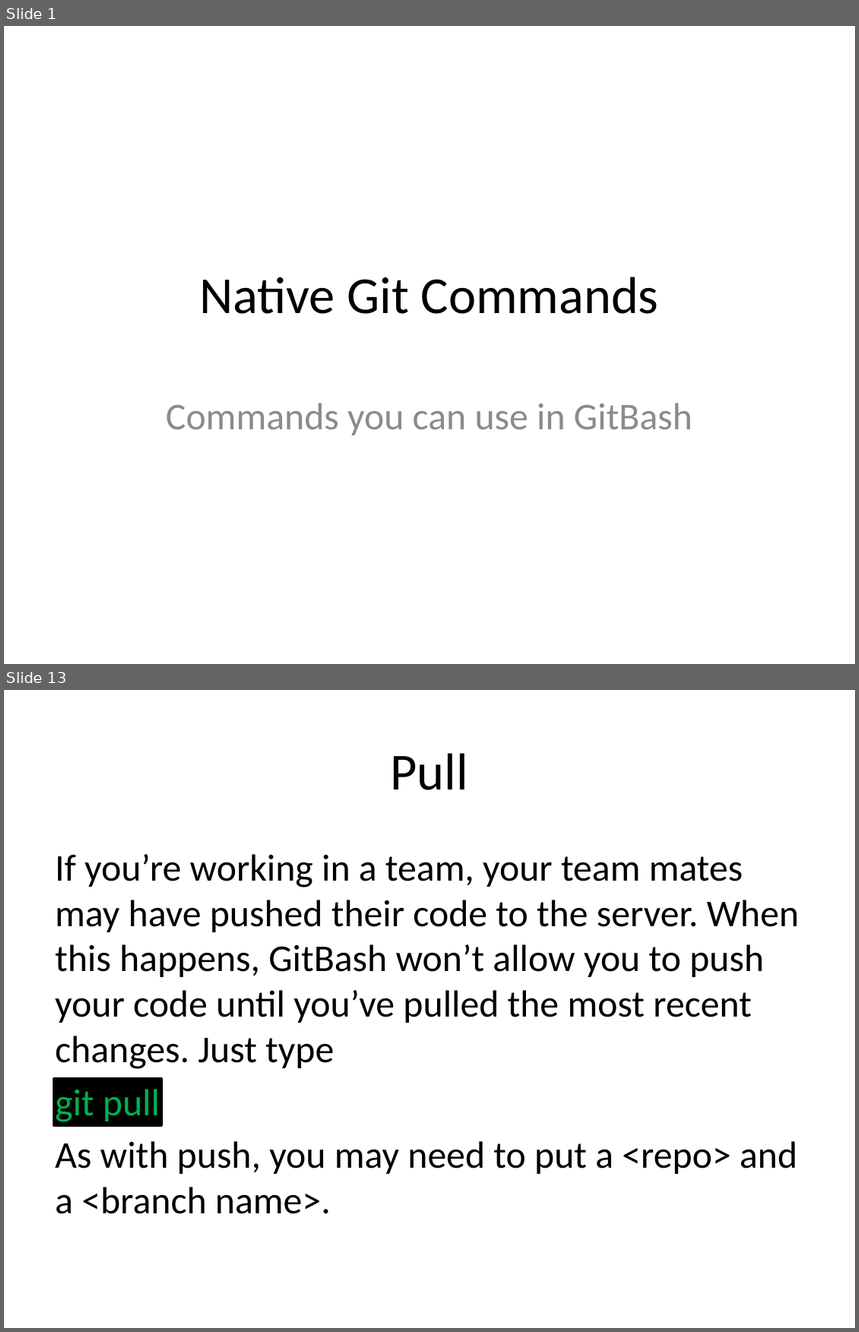
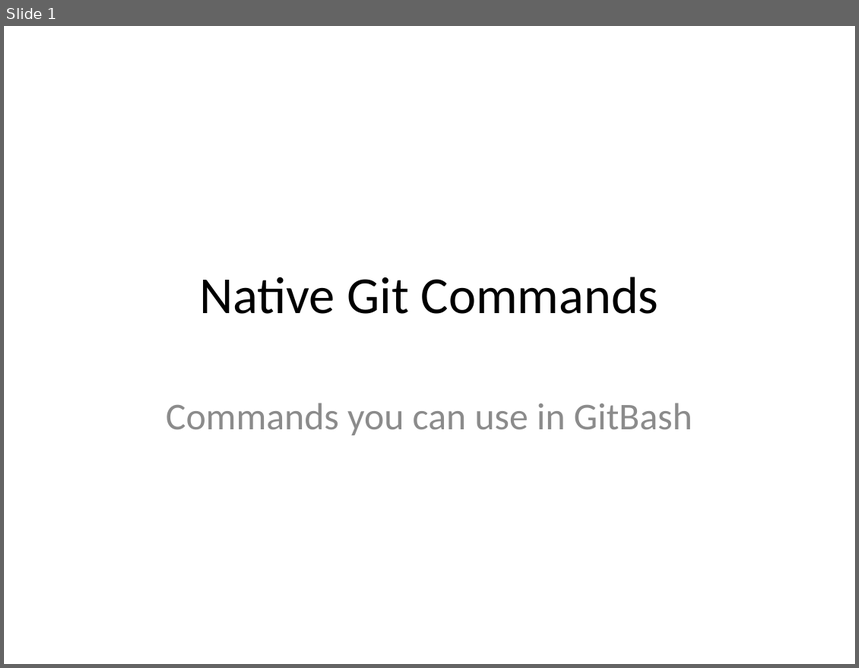
Before and after one commit to JaceTan/programming-notes, a slide deck: Github Commands.pptx. Shown one above the other, each under a label of ours: slides 1 and 13 before the commit, slide 1 after it; the slides between them are not shown. The pictures are 859x1332 and 859x668 pixels, drawn with LibreOffice and Linux fonts; fonts in the diff are those of the drawing. Boxes give left, top, right and bottom in pixels: in the first picture for what was removed or moved away, otherwise in the second. Text is boxed around its words. In the diff, an @@ line names an element or a change of style, - is before the commit and + after.

Commit message:
changed the titles within the ppt files

```diff
--- a/Github Commands.pptx
+++ b/Github Commands.pptx
@@ slide 13 removed at <box>4,690,855,1328</box>, background #FFFFFF @@
@@ title removed at <box>391,753,469,790</box> @@
-Pull
@@ text removed at <box>55,854,799,1214</box> @@
-If you’re working in a team, your team mates may have pushed their code to the server. When this happens, GitBash won’t allow you to push your code until you’ve pulled the most recent changes. Just type
-git pull
-As with push, you may need to put a <repo> and a <branch name>.
@@ rectangle removed at <box>54,1079,161,1125</box> @@
```
Also in this commit, not shown: 1 slide changed, 4 slides added, 12 other slides removed, 4 other files.
